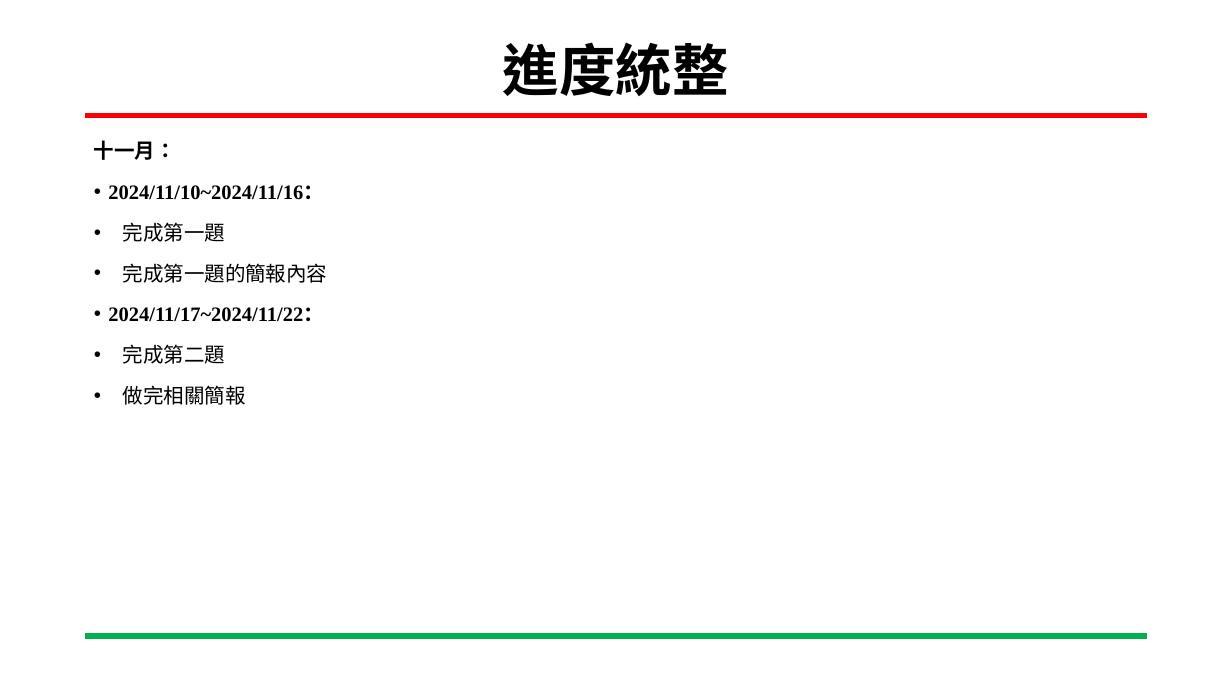
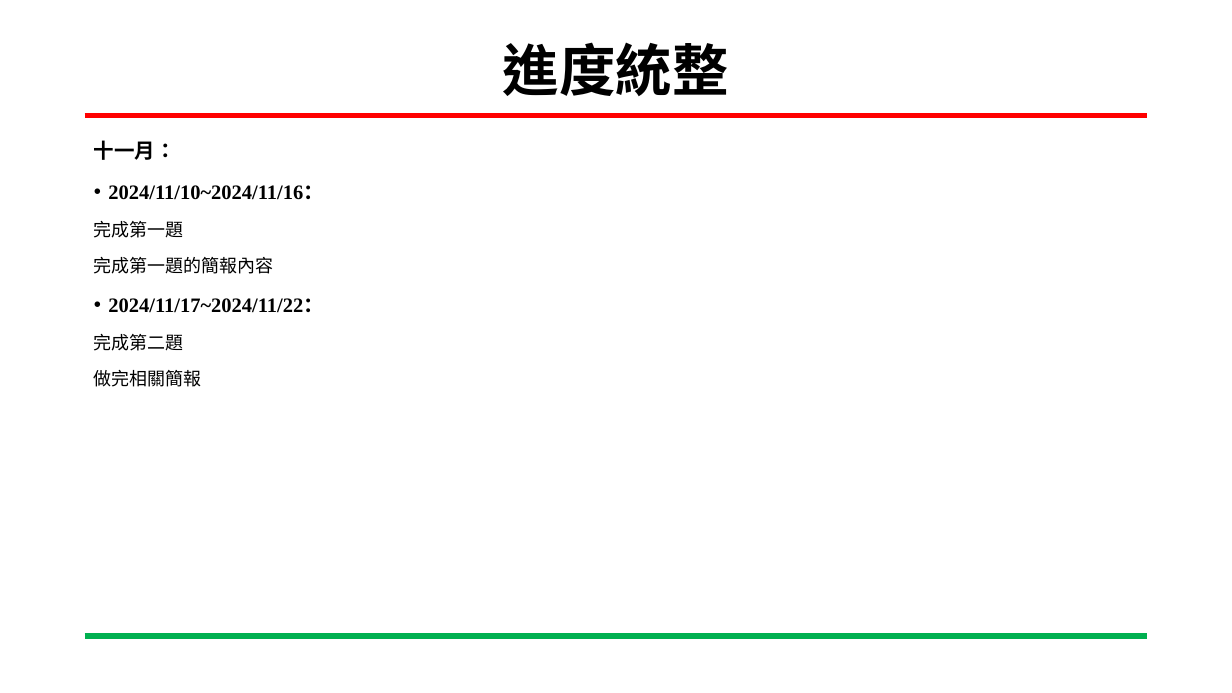
Before and after one commit to wsy0331/SOC_Lab_Exercises, a slide deck: slide 4 of 專案進度報告_吳紹郁_20241121.pptx. Drawn at 1232x693 pixels with LibreOffice and Linux fonts; fonts in the diff are those of the drawing; background and template pictures are left out. Boxes give left, top, right and bottom in pixels: in the first picture for what was removed or moved away, otherwise in the second. Text is boxed around its words. In the diff, an @@ line names an element or a change of style, - is before the commit and + after.

Commit message:
第二題修改簡報與圖檔

```diff
--- a/專案進度報告_吳紹郁_20241121.pptx
+++ b/專案進度報告_吳紹郁_20241121.pptx
@@ text at box(94, 221, 274, 387): size 16 to 14 pt in "完成第一題", "完成第一題的簡報內容", "完成第二題", "做完相關簡報"; bullet • to none @@
```
Also in this commit, not shown: 3 other slides changed, 4 slides added, 13 slides removed, 3 other files.
